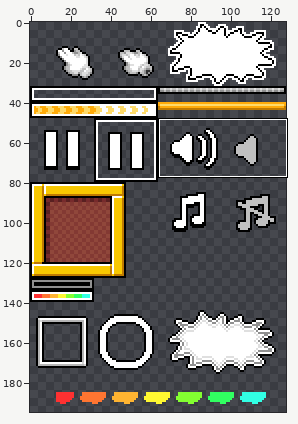
Sprite sheet: happydash.gmx/sprites/images/spriteHud_0.png. The picture above shows the old version from afar; the outline marks the close-up.
Close-up. The starting point:
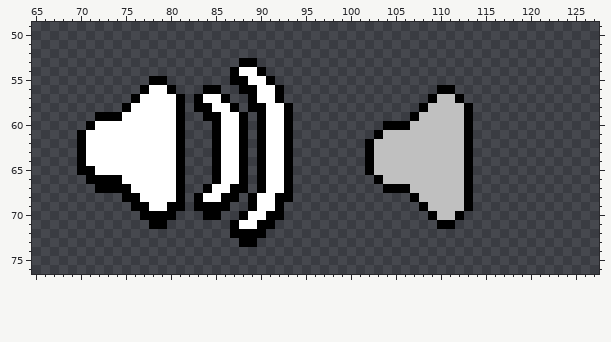
The file is 128x288 pixels. Shown: x 65..127, y 49..76. The wide view leaves out empty margins.
The same view after the edit:
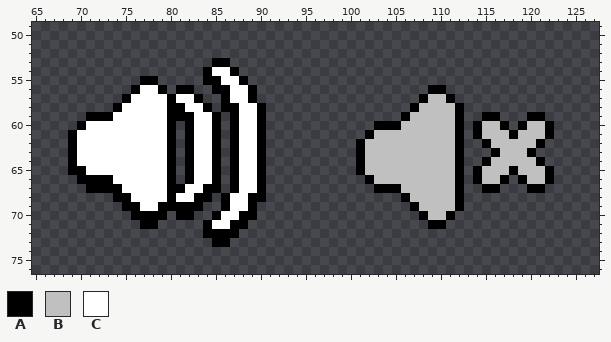
Palette (. is transparent): A #000000  B #c0c0c0  C #ffffff
Edits made:
Changed rows in their new state; - is an unchanged pixel.
first column x 69:
53 ----------------AA-..---------------------------------
54 ---------------ACC-...--------------------------------
55 --------A-.----AACC-...-------------------------------
56 -------AC-A.AA-.-ACC-...----------------A-.-----------
57 ------AC---ACC-..-CC-...---------------AB-A.----------
58 -----AC----A-CC-.A-CC-...-------------AB---A.---------
59 --A--C-----A-ACC-.ACC-...------------AB----A.-AA---AA-
60 -AC--------A.ACC-.ACC-...---------A--B-----A.ABBA-ABBA
61 AC---------A.ACC-.ACC-...--------AB--------A.ABBBABBBA
62 AC---------A.ACC-.ACC-...-------AB---------A.-ABBBBBA-
63 AC---------A.ACC-.ACC-...-------AB---------A.--ABBBA--
64 AC---------A.ACC-.ACC-...-------AB---------A.-ABBBBBA-
65 A-C--------A.ACC-.ACC-...-------AB---------A.ABBBABBBA
66 -A---C-----A.ACC-.ACC-...--------AB--------A.ABBA-ABBA
67 --A---C----A-CC-A.-CC-...---------A--B-----A.-AA---AA-
68 -----A-C---ACC-A.-CC-A...------------AB----A.---------
69 ------A-C-A--A-..-CC-...--------------AB---A.---------
70 -------A---.AA-.-CC-A...---------------AB-A.----------
71 --------A-.----ACC-A...-----------------A-.-----------
72 ---------------AAA-...--------------------------------
73 ----------------AA-..---------------------------------
